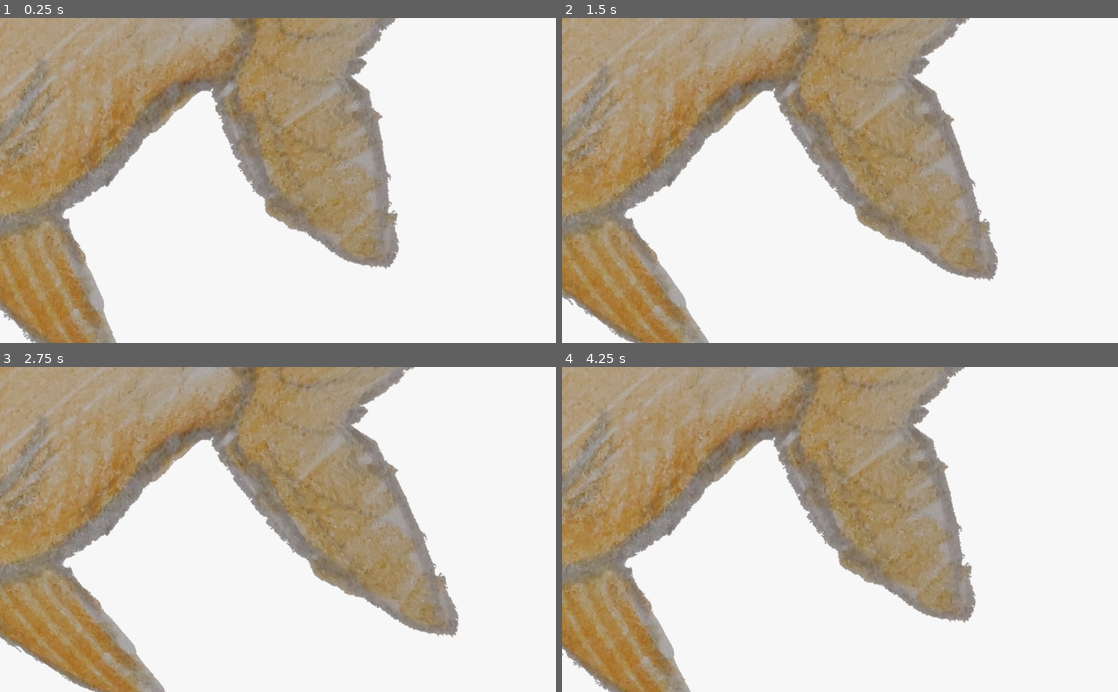
Above: before the commit, frames 1-4 (two rows, left to right).
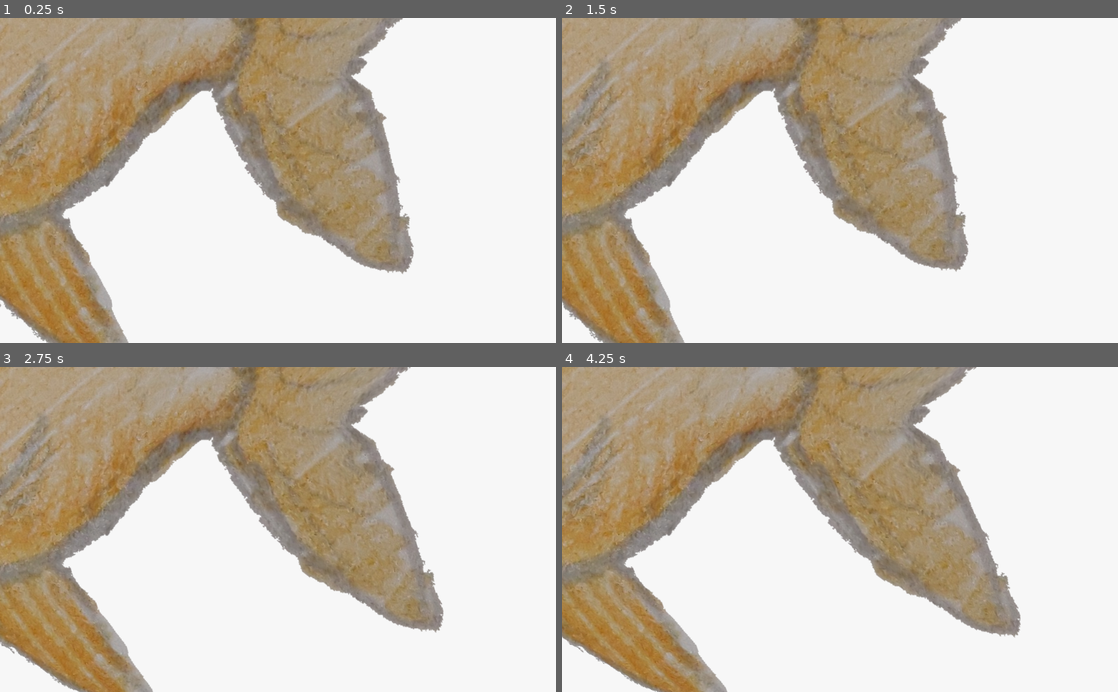
Above: after the commit, the same moments.

Repository: antloop-studios/aquarium
Game: Godot game, scene res://Scenes/Fishies/FishGraphics/SmallFishGraphic.tscn
Same seed, same stepped clock (60 frames per second), same inputs: the game is played once before the commit and once after it. The project has no main scene, so this scene is started directly.
Inputs:
- Up to frame 1 (0.25 s): no input
- Up to frame 2 (1.5 s): no input
- Up to frame 3 (2.75 s): no input
- Up to frame 4 (4.25 s): no input

The runs differ from the first frame. In frame 1, 6.5% of the frame differs, in the area x 0-75%, y 0-100%; in frame 2, 11%; in frame 3, 6.7%; in frame 4, 14%, in the area x 0-83%, y 0-100%.

Commit message:
Bump up animation speed

Diff:
--- a/game/Scripts/FishGraphic.gd
+++ b/game/Scripts/FishGraphic.gd
@@ -1,6 +1,6 @@
 extends Node2D
 
-export var animation_speed = 0.2
+export var animation_speed = 0.6
 
 onready var animation_player:AnimationPlayer = $AnimationPlayer
 
@@ -15,6 +15,7 @@
 
 func set_animation_speed(speed: float):
 	animation_player.playback_speed = speed
+	animation_speed = speed
 
 func get_animation_speed():
 	return animation_player.playback_speed
